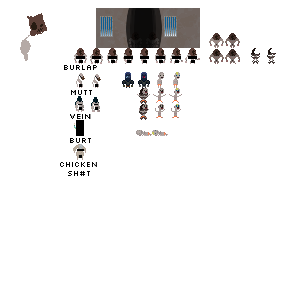
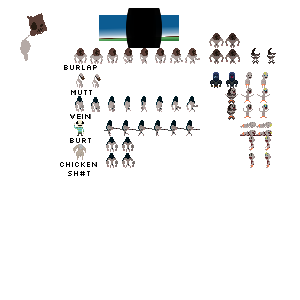
Layer changes from the first 300px x 300px image to the second:
hid "censor", painted on it over (76, 8, 238, 158)
removed layer "Visible #1" over (65, 8, 273, 160)
added layer "Characters" above "strang" over (60, 8, 273, 176)
painted on "strang" over (137, 88, 270, 118)
